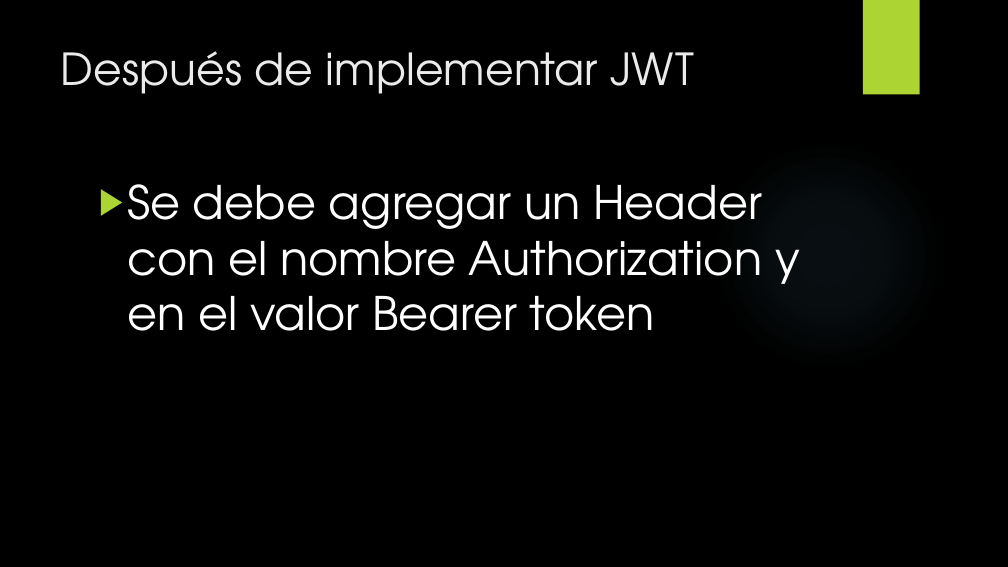
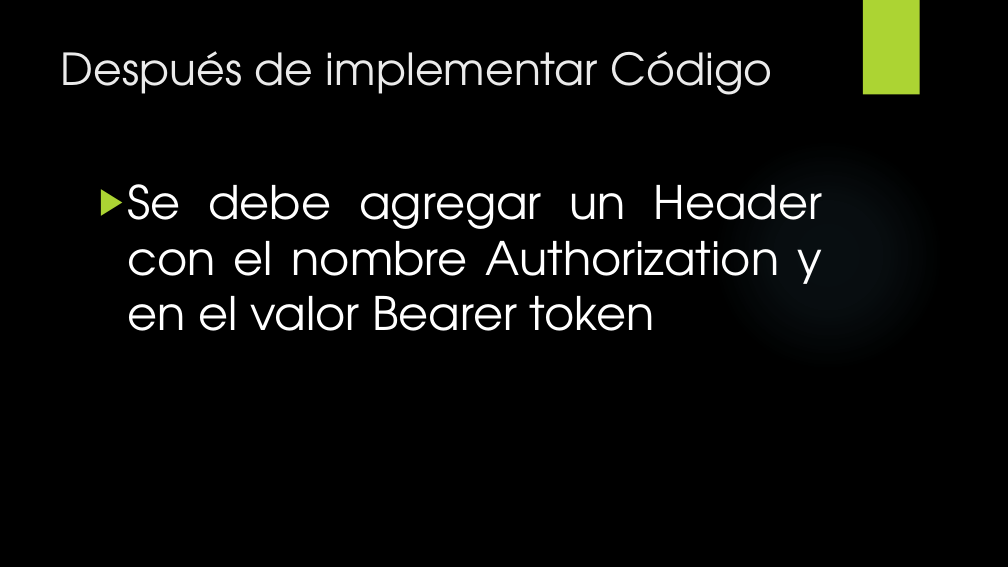
Before and after one commit to JuandresPUCE/Api_python_SQLite, a slide deck: slide 18 of Python-JWT.pptx (slide 15 before the commit). Drawn at 1008x567 pixels with LibreOffice and Linux fonts; fonts in the diff are those of the drawing; background and template pictures are left out. Boxes give left, top, right and bottom in pixels: in the first picture for what was removed or moved away, otherwise in the second. Text is boxed around its words. In the diff, an @@ line names an element or a change of style, - is before the commit and + after.

```diff
--- a/Python-JWT.pptx
+++ b/Python-JWT.pptx
@@ title at (61, 51, 772, 95): text changed @@
-Después de implementar JWT
+Después de implementar Código
@@ text "Se debe agregar un Header ..." at (127, 184, 823, 331): alignment left to justified @@
```
Also in this commit, not shown: 10 other slides changed, 4 slides added.
